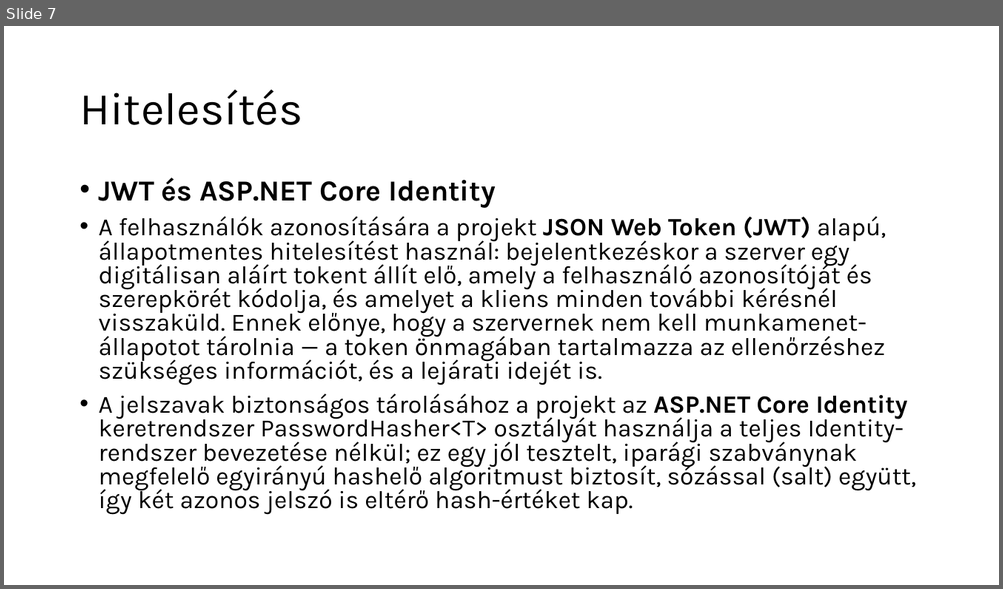
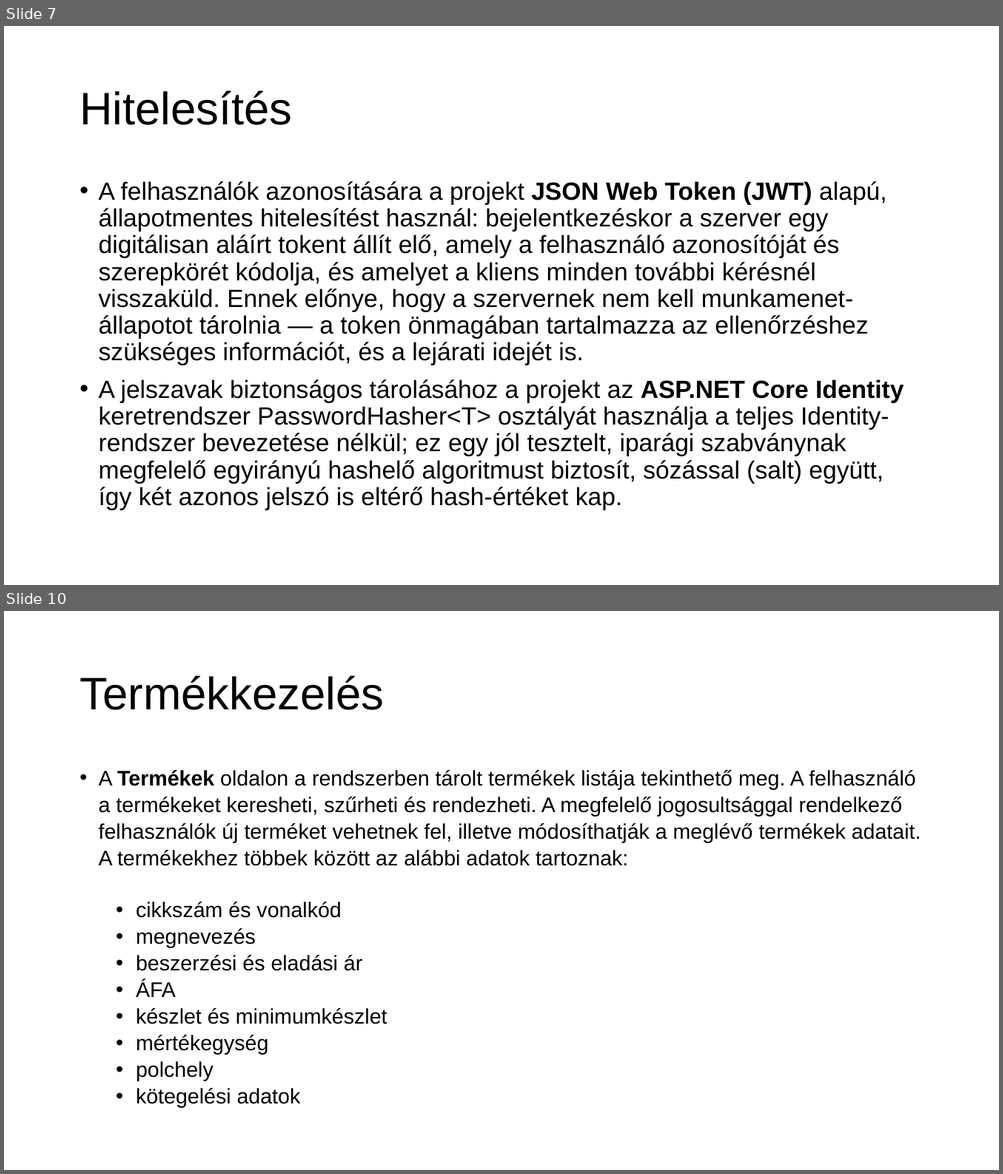
Before and after one commit to Vividia47/raktar, a slide deck: Documentation/exam.pptx. Shown one above the other, each under a label of ours: slide 7 before the commit, slides 7 and 10 after it; the slides between them are not shown. The pictures are 1003x589 and 1003x1174 pixels, drawn with LibreOffice and Linux fonts; fonts in the diff are those of the drawing; background and template pictures are left out. Boxes give left, top, right and bottom in pixels: in the first picture for what was removed or moved away, otherwise in the second. Text is boxed around its words. In the diff, an @@ line names an element or a change of style, - is before the commit and + after.

```diff
--- a/Documentation/exam.pptx
+++ b/Documentation/exam.pptx
@@ slide 10 added at (4,611,999,1170), background picture (left out) @@
@@ title added at (79,675,384,710), 44 pt, text #000000 @@
+Termékkezelés
@@ text added at (99,770,921,1108), 20.4 pt, text #000000 @@
+• A Termékek oldalon a rendszerben tárolt termékek listája tekinthető meg. A felhasználó a termékeket keresheti, szűrheti és rendezheti. A megfelelő jogosultsággal rendelkező felhasználók új terméket vehetnek fel, illetve módosíthatják a meglévő termékek adatait. A termékekhez többek között az alábbi adatok tartoznak:
+  • cikkszám és vonalkód
+  • megnevezés
+  • beszerzési és eladási ár
+  • ÁFA
+  • készlet és minimumkészlet
+  • mértékegység
+  • polchely
+  • kötegelési adatok
@@ slide 7 changed as well @@
@@ title "Hitelesítés" at (79,90,292,125): font Karla to Arial @@
@@ text "A felhasználók azonosítására a projekt ..." at (99,181,903,511): font Karla to Arial; line spacing 0.8 to 0.9 @@
@@ text at (99,178,495,208): paragraph removed @@
-• JWT és ASP.NET Core Identity
```
Also in this commit, not shown: 6 other slides changed, 9 other slides added.
